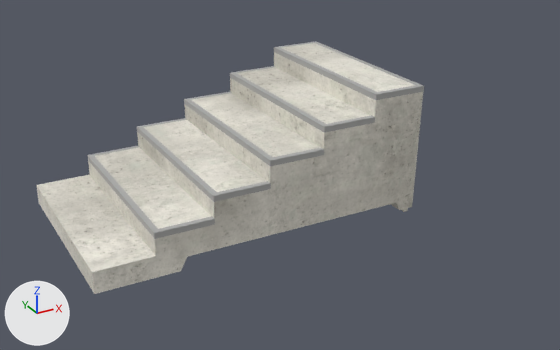
What one commit did to the glTF model public/katalog/modelle/stairs-98.gltf.
One viewpoint serves both versions: a camera (50 mm lens) standing at (-1.88, -4.15, 2.21) and looking at (0.39, -0.04, 0.15). Arrows for +X, +Y and +Z are at lower left; the lights stay in place. The picture after the commit comes second.

Script lines for the objects in view, before the commit:
```python
ob_sk0947_stairs_98_001 = bpy.data.objects.new('SK0947_Stairs_98.001', me_sk0947_stairs_98_001)
ob_sk0947_stairs_98_001.location = (0.0, 0.0, 0.0)
```
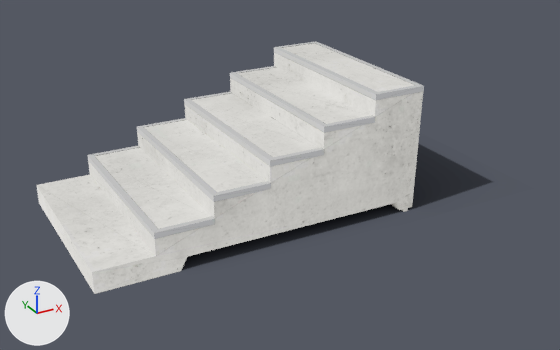
What changed in the scene script:
```text
Add img_stairs_98_licht:
    img_stairs_98_licht = load_image('stairs-98_licht', 'texturen/stairs-98_licht.jpg', 2048, 2048, 'sRGB')
Add img_stairs_98_schatten:
    img_stairs_98_schatten = load_image('stairs-98_schatten', 'texturen/stairs-98_schatten.png', 431, 236, 'sRGB')
Change mat_beton_web_101:
    remove # nodes: BsdfPrincipled, NormalMap, OutputMaterial, TexImage x2, UVMap x2
    remove # uses the picture img_stairs_98_farbe
    remove # uses the picture img_stairs_98_normal
    nodes: BsdfTransparent, Emission, LightPath, MixShader, OutputMaterial, TexImage, UVMap
    uses the picture img_stairs_98_licht
Change mat_kantenwinkel_web_053:
    remove # nodes: BsdfPrincipled, NormalMap, OutputMaterial, TexImage x2, UVMap x2
    remove # uses the picture img_stairs_98_farbe
    remove # uses the picture img_stairs_98_normal
    nodes: BsdfTransparent, Emission, LightPath, MixShader, OutputMaterial, TexImage, UVMap
    uses the picture img_stairs_98_licht
Add mat_schatten_083:
    mat_schatten_083 = bpy.data.materials.new('Schatten.083')
    # uses the picture img_stairs_98_schatten
Add me_schatten:
    me_schatten.from_pydata(...)  # 4 vertices, 2 faces; spans x -1.08..1.96, y -0.77..0.9, z 0.0
    me_schatten.materials.append(mat_schatten_083)
Add ob_schatten:
    ob_schatten = bpy.data.objects.new('Schatten', me_schatten)
    ob_schatten.location = (0.0, 0.0, 0.0)
```

Where the change shows, as pixel boxes (x1, y1, x2, y2) in the pictures (560 x 350 px):
'SK0947_Stairs_98.001', surface changed: (37, 41, 424, 294) in both
'Schatten', added: after (99, 144, 492, 293)
